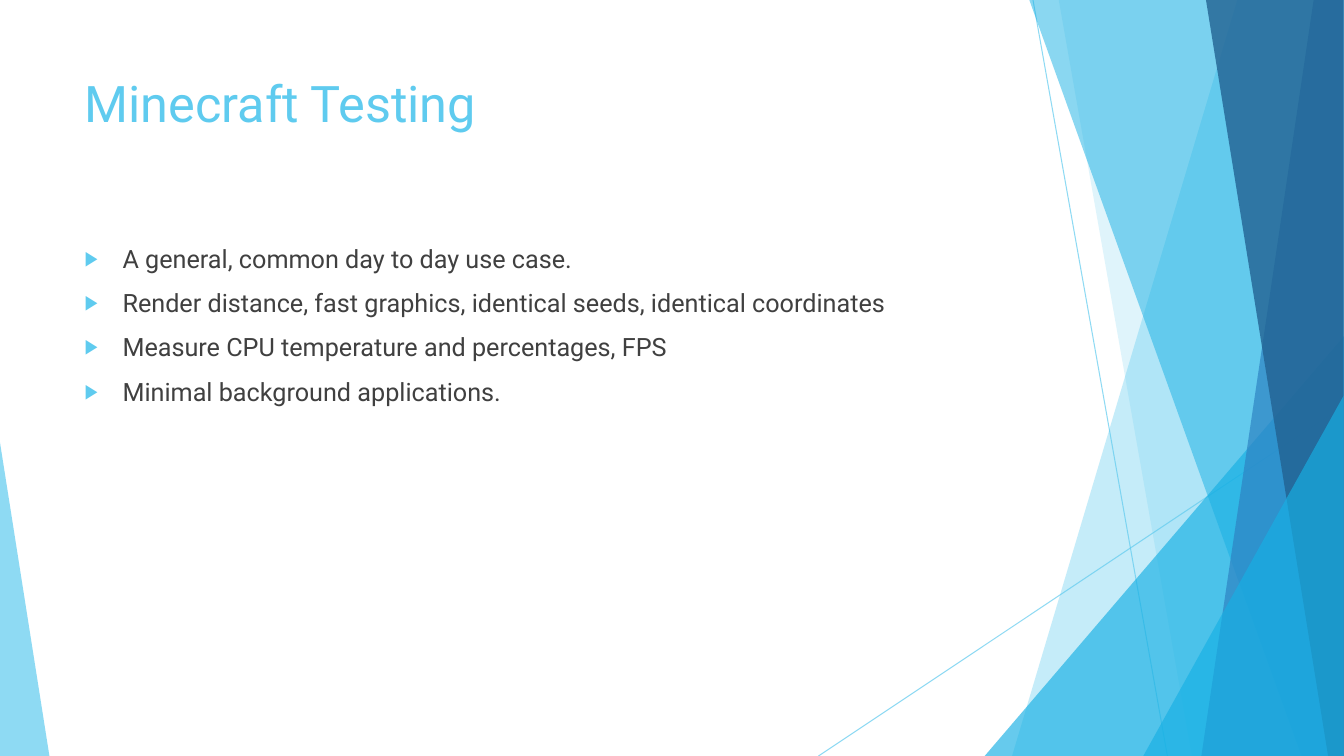
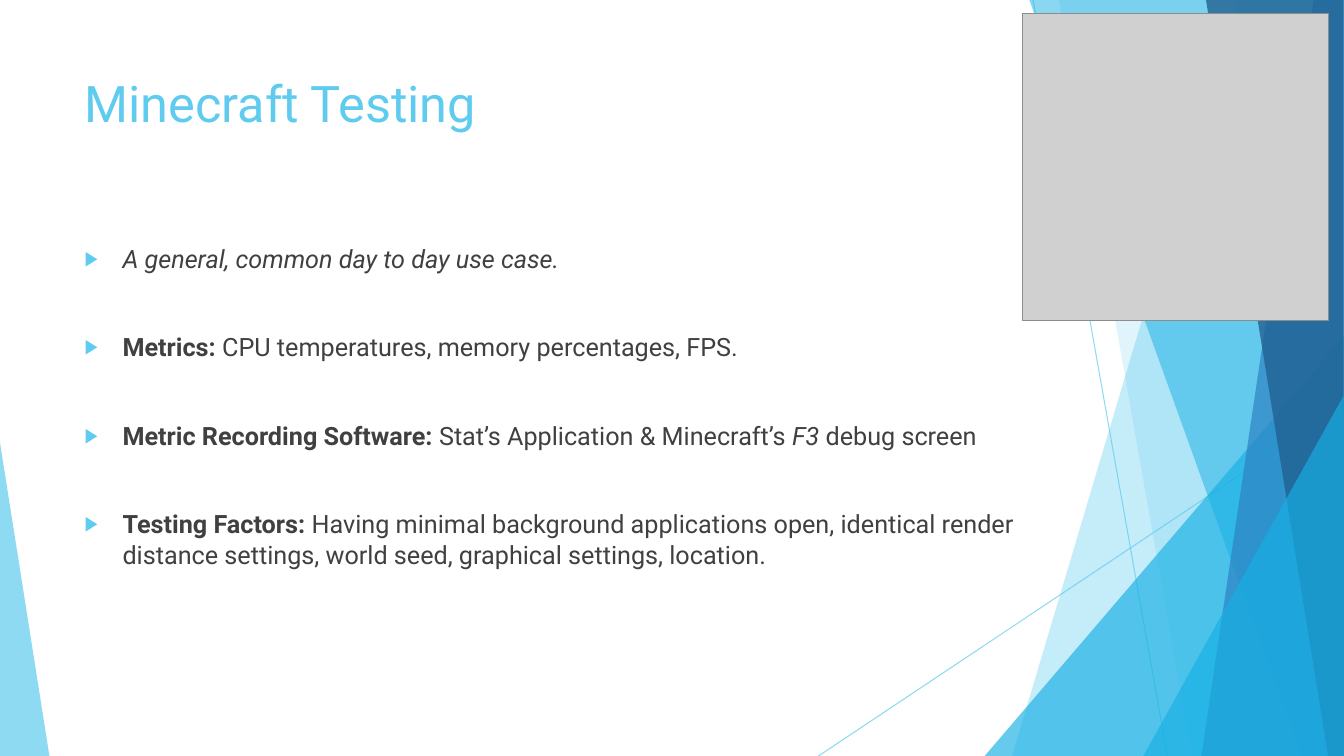
Before and after one commit to Cnh1116/Computer-Architecture-Project, a slide deck: slide 10 of Project Presentation.pptx (slide 9 before the commit). Drawn at 1344x756 pixels with LibreOffice and Linux fonts; fonts in the diff are those of the drawing; grey boxes stand for pictures. Boxes give left, top, right and bottom in pixels: in the first picture for what was removed or moved away, otherwise in the second. Text is boxed around its words. In the diff, an @@ line names an element or a change of style, - is before the commit and + after.

```diff
--- a/Project Presentation.pptx
+++ b/Project Presentation.pptx
@@ picture added at [1022,14,1329,321] @@
@@ text at [123,249,559,274]: italic on in "A general, common day to day use ..." @@
@@ text at [123,337,1014,570]: text changed @@
-▶ Render distance, fast graphics, identical seeds, identical coordinates
-▶ Measure CPU temperature and percentages, FPS
-▶ Minimal background applications.
+▶ Metrics: CPU temperatures, memory percentages, FPS.
+▶ Metric Recording Software: Stat’s Application & Minecraft’s F3 debug screen
+▶ Testing Factors: Having minimal background applications open, identical render distance settings, world seed, graphical settings, location.
```
Also in this commit, not shown: 6 other slides changed, 2 slides added, 1 slide removed.
